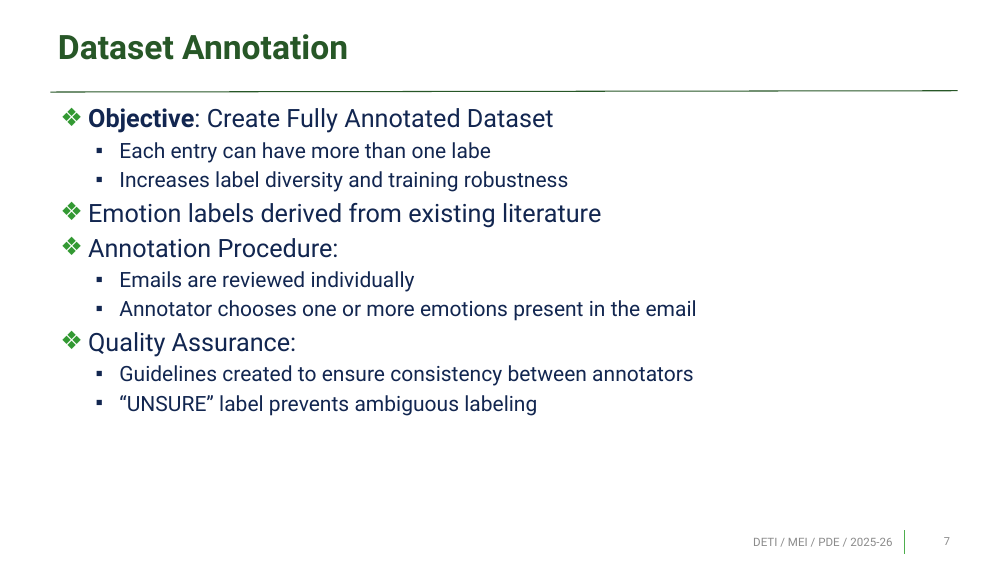
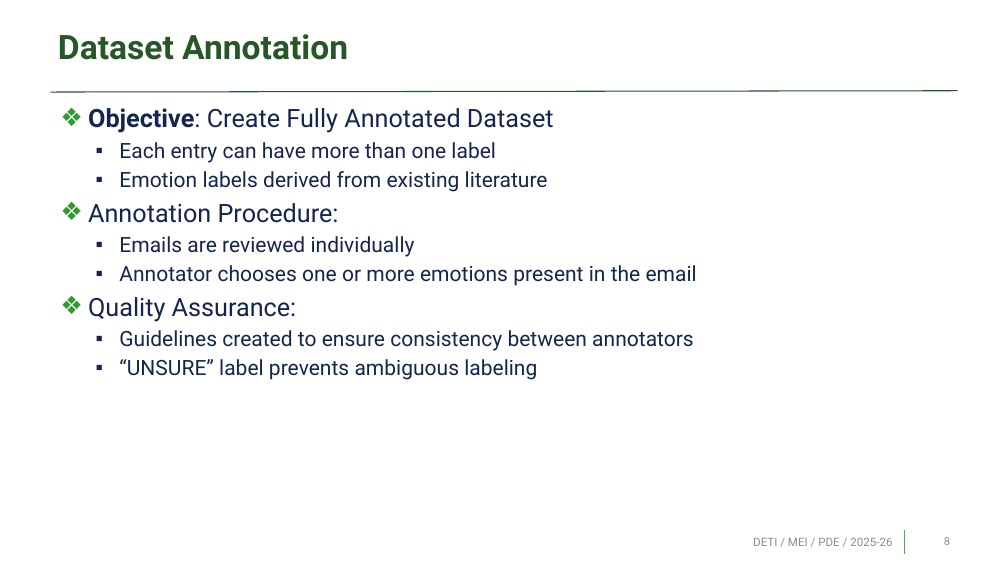
Before and after one commit to Pedrinho-Dev01/tese-phishing, a slide deck: slide 8 of sprints/pre_thesis.pptx (slide 7 before the commit). Drawn at 1008x567 pixels with LibreOffice and Linux fonts; fonts in the diff are those of the drawing; background and template pictures are left out. Boxes give left, top, right and bottom in pixels: in the first picture for what was removed or moved away, otherwise in the second. Text is boxed around its words. In the diff, an @@ line names an element or a change of style, - is before the commit and + after.

```diff
--- a/sprints/pre_thesis.pptx
+++ b/sprints/pre_thesis.pptx
@@ text at <box>119,142,496,163</box>: text changed @@
-  ▪ Each entry can have more than one labe
-  ▪ Increases label diversity and training robustness
+  ▪ Each entry can have more than one label
@@ text at <box>119,171,548,192</box>: size 24 to 20 pt in "Emotion labels derived from existing literature"; bullet ❖ to ▪; list level 1 to 2 in "Emotion labels derived from existing ..." @@
@@ page number at <box>944,537,950,545</box>: text changed @@
-7
+8
```
Also in this commit, not shown: 6 other slides changed, 1 slide added, 3 other files.
